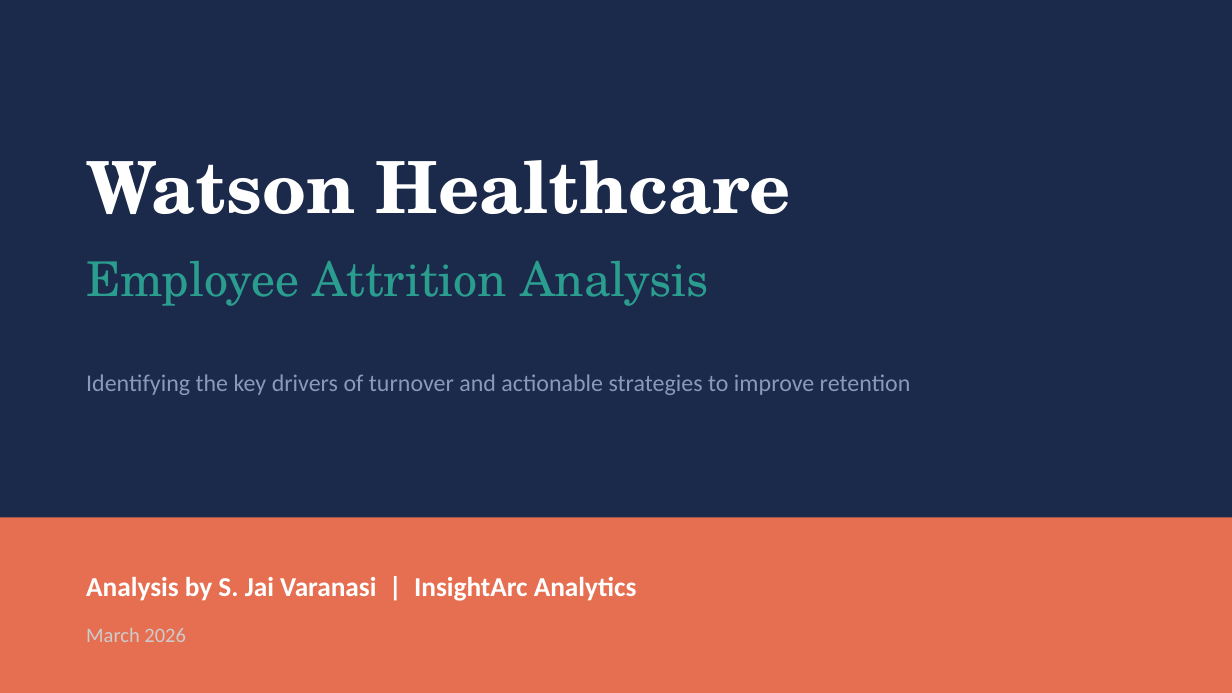
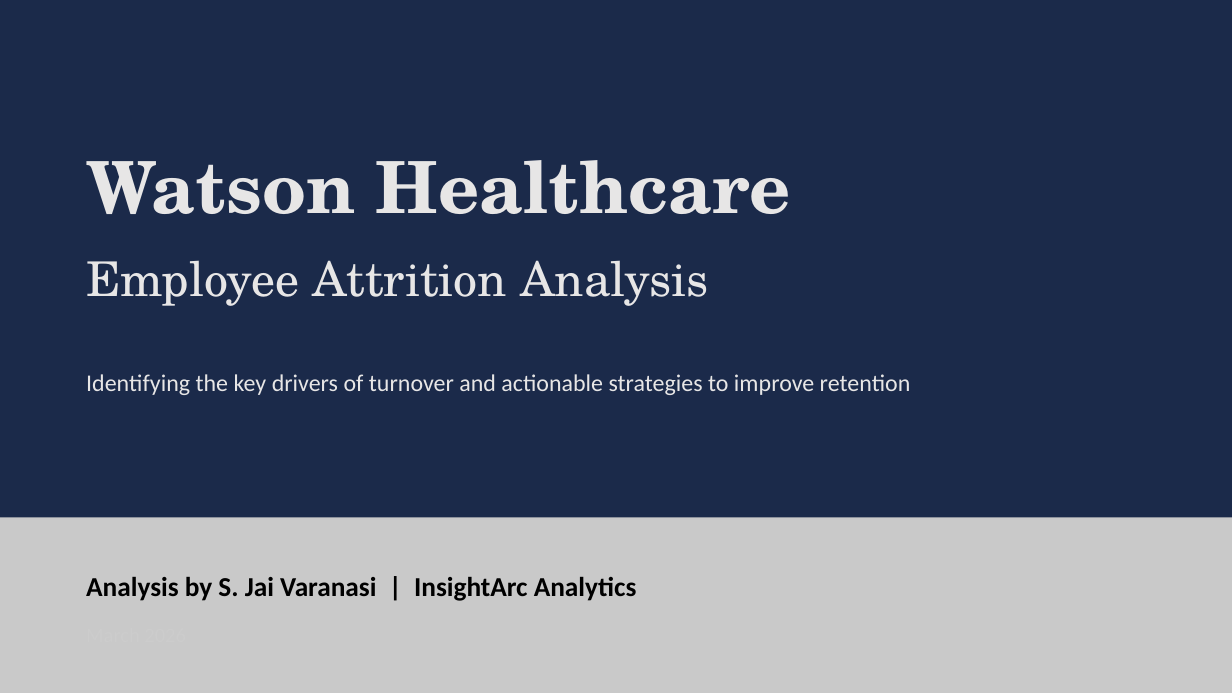
Before and after one commit to sjaivaranasi/Watson-Healthcare-Attrition-Analysis, a slide deck: slide 1 of presentation/Watson_Healthcare_Attrition_Presentation.pptx. Drawn at 1232x693 pixels with LibreOffice and Linux fonts; fonts in the diff are those of the drawing. Boxes give left, top, right and bottom in pixels: in the first picture for what was removed or moved away, otherwise in the second. Text is boxed around its words. In the diff, an @@ line names an element or a change of style, - is before the commit and + after.

Commit message:
update presentation to match new viz color scheme

```diff
--- a/presentation/Watson_Healthcare_Attrition_Presentation.pptx
+++ b/presentation/Watson_Healthcare_Attrition_Presentation.pptx
@@ text "Watson Healthcare" at bbox=[86, 160, 791, 214]: text colour #FFFFFF to #E7E6E6 @@
@@ text "Employee Attrition Analysis" at bbox=[86, 260, 709, 306]: text colour #2A9D8F to #E7E6E6 @@
@@ text "Identifying the key drivers of ..." at bbox=[86, 374, 911, 395]: text colour #8899BB to #E7E6E6 @@
@@ rectangle at bbox=[0, 517, 1232, 693]: fill #E76F51 to #C9C9C9 @@
@@ text "Analysis by S. Jai Varanasi ..." at bbox=[86, 577, 637, 601]: text colour #FFFFFF to #000000 @@
@@ text removed at bbox=[86, 628, 186, 642] @@
-March 2026
```
Also in this commit, not shown: 9 other slides changed, 2 other files.
